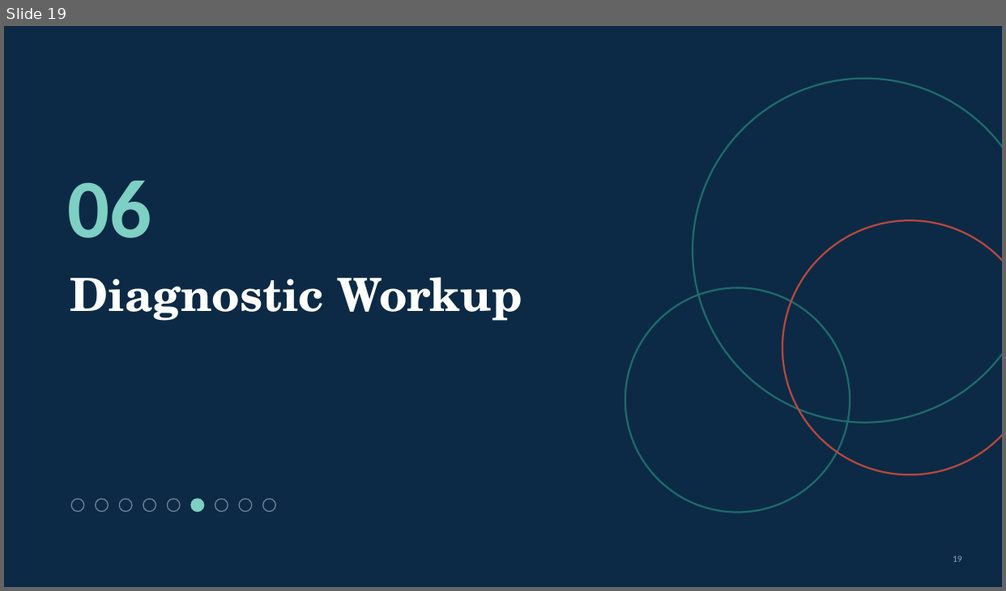
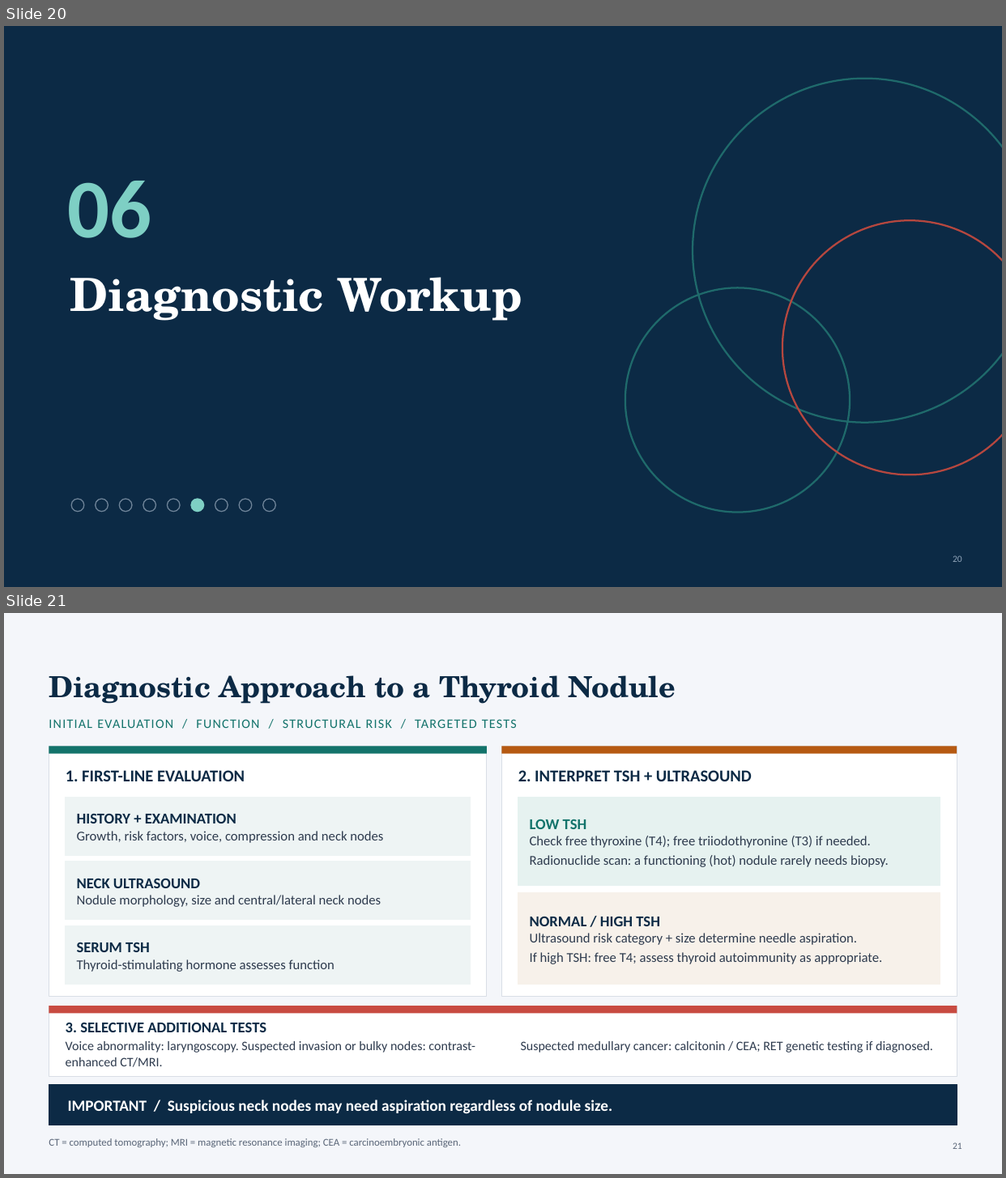
Before and after one commit to Anmo0/Claude-Code-Cloud-, a slide deck: thyroid-seminar/Thyroid_Tumors_Seminar.pptx. Shown one above the other, each under a label of ours: slide 19 before the commit, slides 20 and 21 after it. The pictures are 1006x591 and 1006x1178 pixels, drawn with LibreOffice and Linux fonts; fonts in the diff are those of the drawing. Boxes give left, top, right and bottom in pixels: in the first picture for what was removed or moved away, otherwise in the second. Text is boxed around its words. In the diff, an @@ line names an element or a change of style, - is before the commit and + after.

```diff
--- a/thyroid-seminar/Thyroid_Tumors_Seminar.pptx
+++ b/thyroid-seminar/Thyroid_Tumors_Seminar.pptx
@@ slide 21 added at <box>4,613,1002,1174</box>, background #F4F6FA @@
@@ title added at <box>49,675,675,704</box>, 28 pt, text #0C2A45, bold @@
+Diagnostic Approach to a Thyroid Nodule
@@ text added at <box>49,719,517,728</box>, 12.5 pt, text #13736B @@
+INITIAL EVALUATION / FUNCTION / STRUCTURAL RISK / TARGETED TESTS
@@ rectangle added at <box>49,747,487,997</box>, fill #FFFFFF, outline #D9DEE6 0.75 pt @@
@@ rectangle added at <box>49,747,487,754</box>, fill #13736B @@
@@ rectangle added at <box>502,747,957,997</box>, fill #FFFFFF, outline #D9DEE6 0.75 pt @@
@@ rectangle added at <box>502,747,957,754</box>, fill #B65A12 @@
@@ text added at <box>66,770,245,781</box>, 16 pt, text #0C2A45, bold @@
+1. FIRST-LINE EVALUATION
@@ text added at <box>518,770,752,781</box>, 16 pt, text #0C2A45, bold @@
+2. INTERPRET TSH + ULTRASOUND
@@ rectangle added at <box>66,797,471,855</box>, fill #EEF4F4, outline #EEF4F4 0.75 pt @@
@@ rectangle added at <box>518,797,940,885</box>, fill #E6F2F0, outline #E6F2F0 0.75 pt @@
@@ text added at <box>77,814,383,843</box>, 13 pt, text #2E3B4E @@
+HISTORY + EXAMINATION
+Growth, risk factors, voice, compression and neck nodes
@@ text added at <box>530,820,889,867</box>, 13 pt, text #2E3B4E @@
+LOW TSH
+Check free thyroxine (T4); free triiodothyronine (T3) if needed.
+Radionuclide scan: a functioning (hot) nodule rarely needs biopsy.
@@ rectangle added at <box>66,862,471,920</box>, fill #EEF4F4, outline #EEF4F4 0.75 pt @@
@@ text added at <box>77,879,381,907</box>, 13 pt, text #2E3B4E @@
+NECK ULTRASOUND
+Nodule morphology, size and central/lateral neck nodes
@@ rectangle added at <box>518,893,940,984</box>, fill #F7F1EA, outline #F7F1EA 0.75 pt @@
@@ rectangle added at <box>66,926,471,984</box>, fill #EEF4F4, outline #EEF4F4 0.75 pt @@
@@ text added at <box>530,916,882,965</box>, 13 pt, text #2E3B4E @@
+NORMAL / HIGH TSH
+Ultrasound risk category + size determine needle aspiration.
+If high TSH: free T4; assess thyroid autoimmunity as appropriate.
@@ text added at <box>77,943,334,972</box>, 13 pt, text #2E3B4E @@
+SERUM TSH
+Thyroid-stimulating hormone assesses function
@@ rectangle added at <box>49,1006,957,1077</box>, fill #FFFFFF, outline #D9DEE6 0.75 pt @@
@@ rectangle added at <box>49,1006,957,1013</box>, fill #C84B41 @@
@@ text added at <box>66,1022,266,1033</box>, 14.5 pt, text #0C2A45, bold @@
+3. SELECTIVE ADDITIONAL TESTS
@@ text added at <box>66,1041,475,1067</box>, 12.5 pt, text #2E3B4E @@
+Voice abnormality: laryngoscopy. Suspected invasion or bulky nodes: contrast-enhanced CT/MRI.
@@ text added at <box>521,1041,933,1053</box>, 12.5 pt, text #2E3B4E @@
+Suspected medullary cancer: calcitonin / CEA; RET genetic testing if diagnosed.
@@ rectangle added at <box>49,1084,957,1126</box>, fill #0C2A45, outline #0C2A45 0.75 pt @@
@@ text added at <box>68,1100,613,1114</box>, 15 pt, text #FFFFFF, bold @@
+IMPORTANT / Suspicious neck nodes may need aspiration regardless of nodule size.
@@ text added at <box>49,1139,461,1148</box>, 10 pt, text #5A6678 @@
+CT = computed tomography; MRI = magnetic resonance imaging; CEA = carcinoembryonic antigen.
@@ page number added at <box>953,1143,962,1149</box>, 9 pt, text #5A6678 @@
+21
@@ what was slide 19 is now slide 20 @@
@@ page number at <box>953,556,962,562</box>: text changed @@
-19
+20
```
Also in this commit, not shown: 2 slides changed, 3 other slides added, 2 slides removed, 6 other files.
